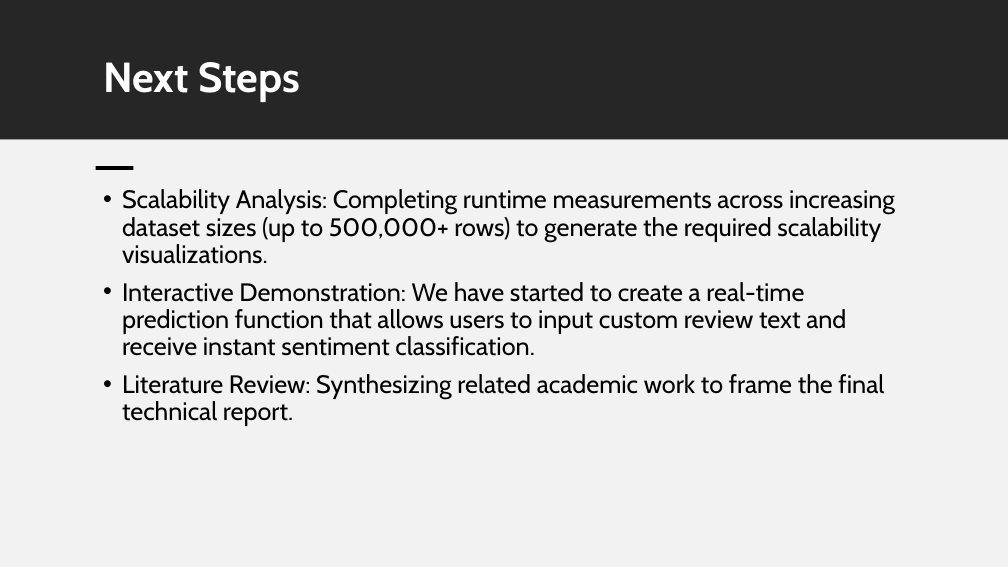
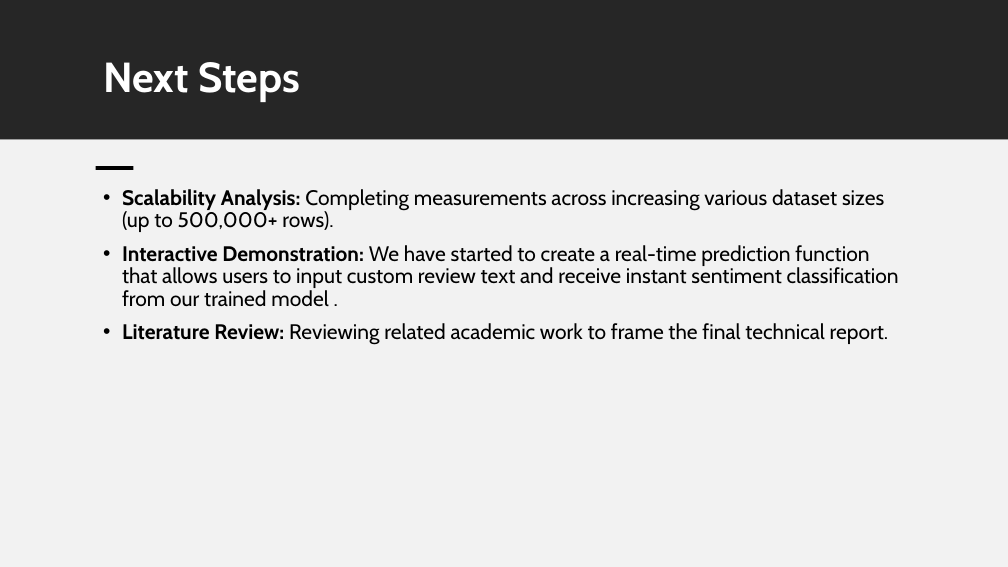
Before and after one commit to jayd2002/amazon-sentiment-spark, a slide deck: slide 9 of Checkpoint Presentation.pptx (slide 6 before the commit). Drawn at 1008x567 pixels with LibreOffice and Linux fonts; fonts in the diff are those of the drawing. Boxes give left, top, right and bottom in pixels: in the first picture for what was removed or moved away, otherwise in the second. Text is boxed around its words. In the diff, an @@ line names an element or a change of style, - is before the commit and + after.

Commit message:
Updated to include input() for review collection.

```diff
--- a/Checkpoint Presentation.pptx
+++ b/Checkpoint Presentation.pptx
@@ text at <box>122,189,899,345</box>: text changed; size 24 to 20 pt @@
-• Scalability Analysis: Completing runtime measurements across increasing dataset sizes (up to 500,000+ rows) to generate the required scalability visualizations.
-• Interactive Demonstration: We have started to create a real-time prediction function that allows users to input custom review text and receive instant sentiment classification.
-• Literature Review: Synthesizing related academic work to frame the final technical report.
+• Scalability Analysis: Completing measurements across increasing various dataset sizes (up to 500,000+ rows).
+• Interactive Demonstration: We have started to create a real-time prediction function that allows users to input custom review text and receive instant sentiment classification from our trained model .
+• Literature Review: Reviewing related academic work to frame the final technical report.
```
Also in this commit, not shown: 3 other slides changed, 3 slides added, 3 other files.
